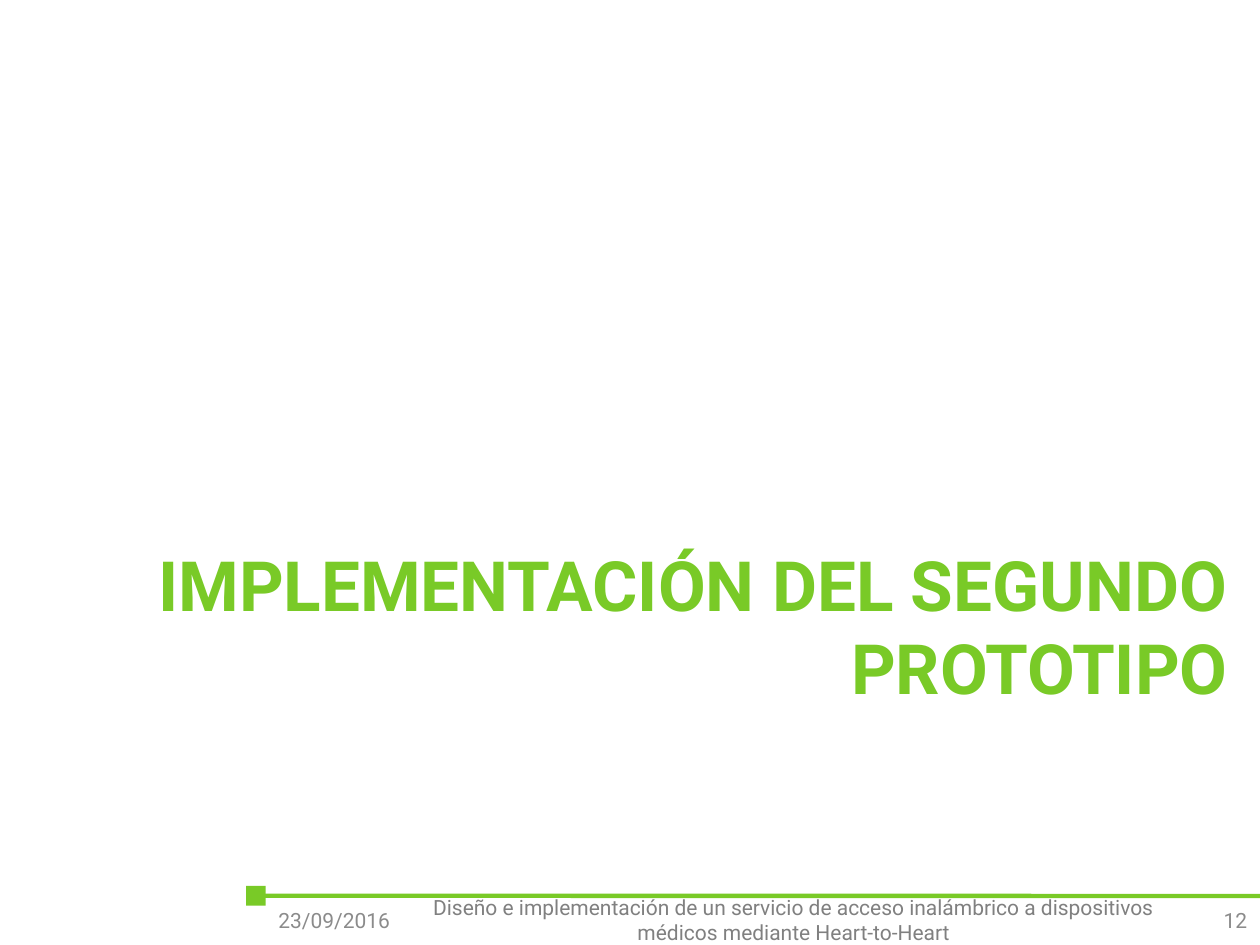
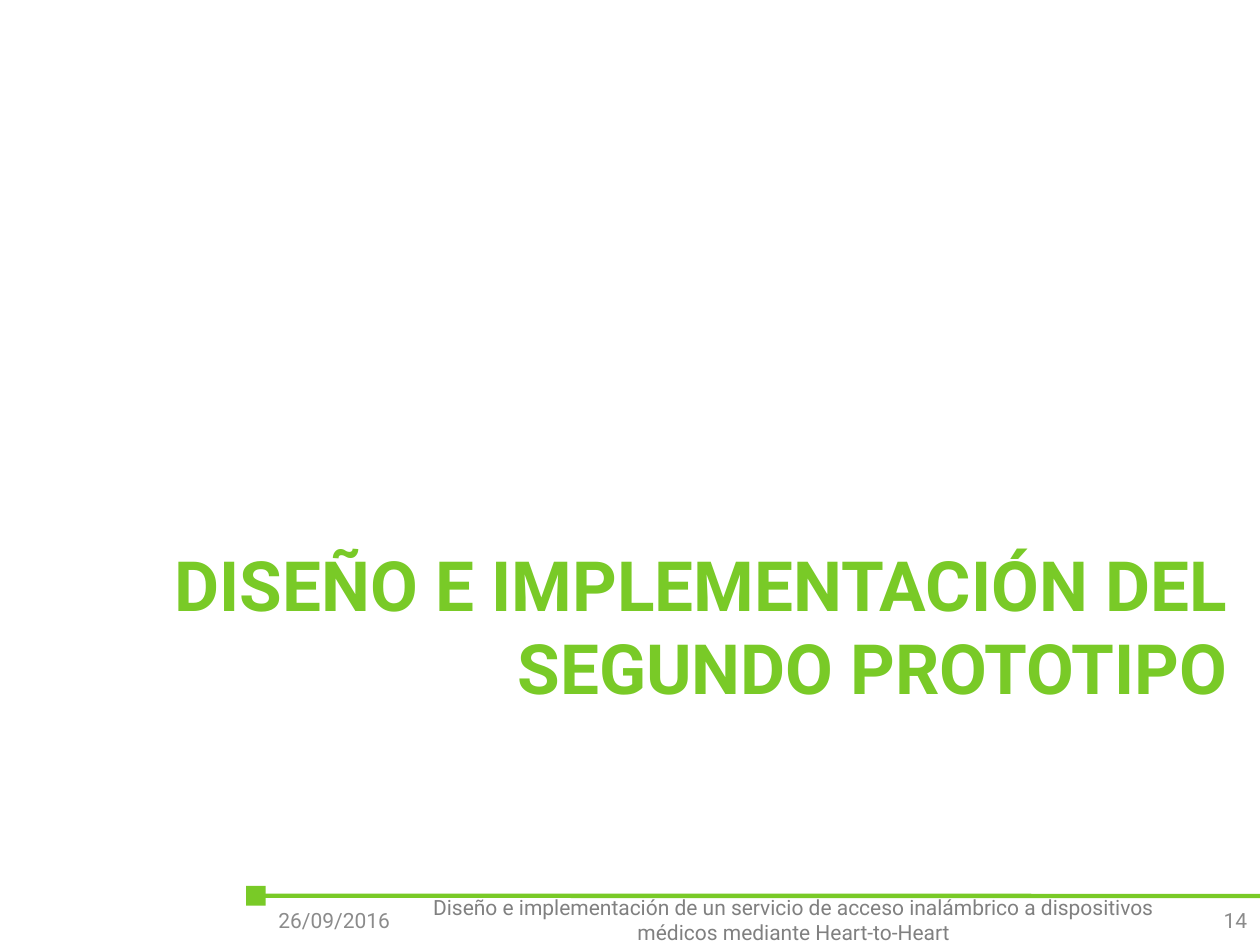
Before and after one commit to outsidersdelaelectronica/tiic-2015, a slide deck: slide 14 of doc/Tomas/presentacion/Diseño e implementación de un servicio de acceso inalámbrico a dispositivos médicos mediante Heart-to-Heart.pptx (slide 12 before the commit). Drawn at 1260x945 pixels with LibreOffice and Linux fonts; fonts in the diff are those of the drawing; background and template pictures are left out. Boxes give left, top, right and bottom in pixels: in the first picture for what was removed or moved away, otherwise in the second. Text is boxed around its words. In the diff, an @@ line names an element or a change of style, - is before the commit and + after.

```diff
--- a/doc/Tomas/presentacion/Diseño e implementación de un servicio de acceso inalámbrico a dispositivos médicos mediante Heart-to-Heart.pptx
+++ b/doc/Tomas/presentacion/Diseño e implementación de un servicio de acceso inalámbrico a dispositivos médicos mediante Heart-to-Heart.pptx
@@ title at (x1=175, y1=548, x2=1227, y2=695): text changed @@
-IMPLEMENTACIÓN DEL SEGUNDO PROTOTIPO
+DISEÑO E IMPLEMENTACIÓN DEL SEGUNDO PROTOTIPO
@@ text at (x1=278, y1=913, x2=390, y2=929): text changed @@
-23/09/2016
+26/09/2016
@@ page number at (x1=1224, y1=913, x2=1248, y2=928): text changed @@
-12
+14
```
Also in this commit, not shown: 15 other slides changed, 9 slides added, 2 other files.
